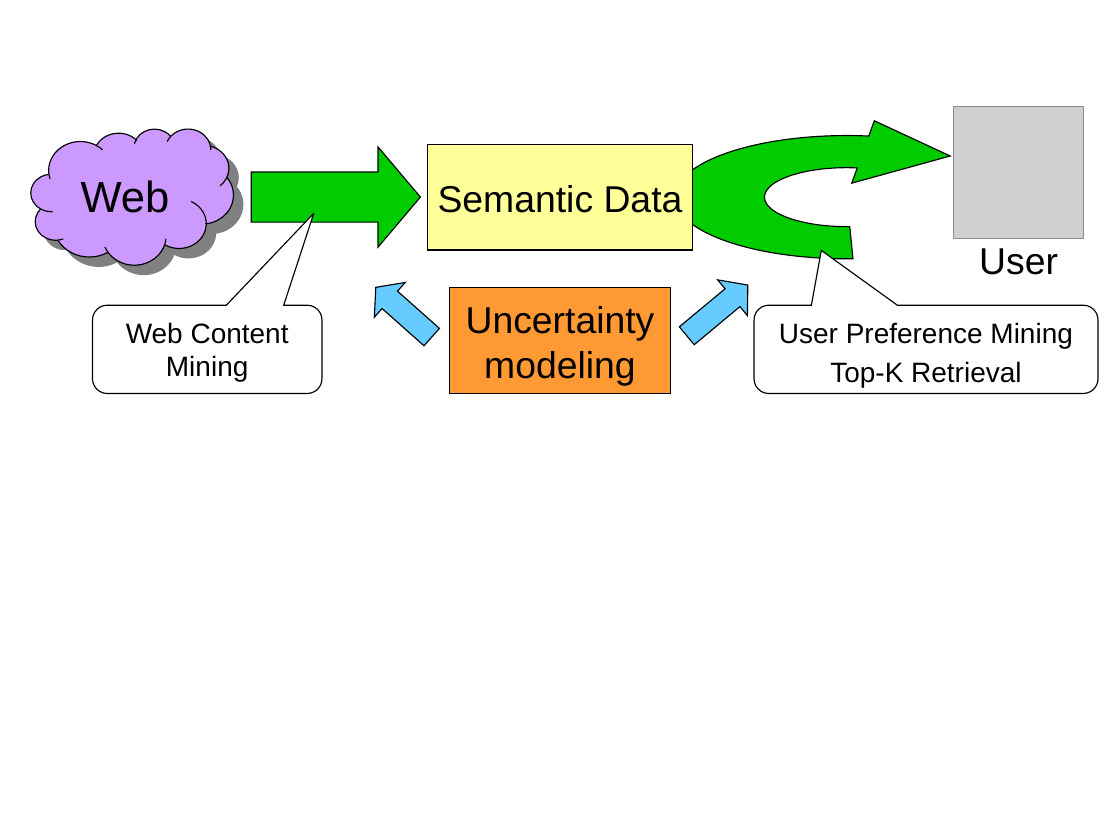
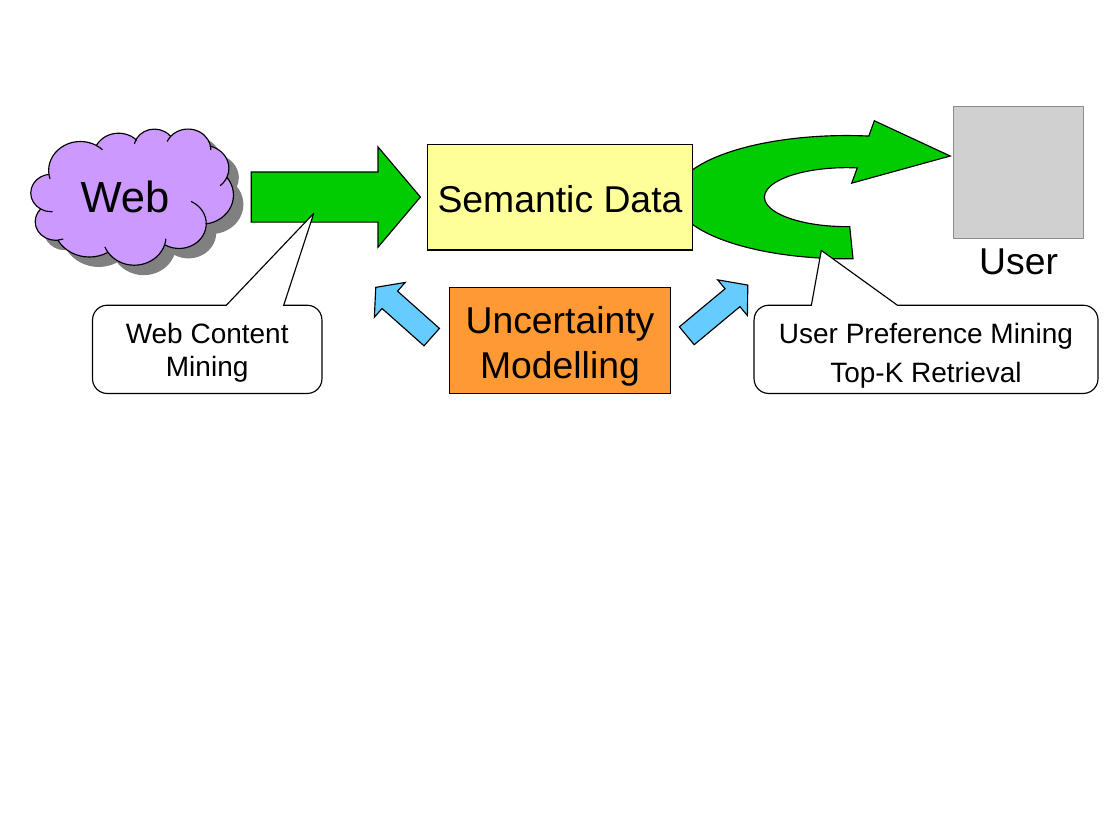
Before and after one commit to BackupTheBerlios/czsem-svn, a slide deck: slide 1 of trunk/docs/papers/20081114_SemWeb_1ET100300419/Web2User.ppt. Drawn at 1120x840 pixels with LibreOffice and Linux fonts; fonts in the diff are those of the drawing; grey boxes stand for pictures. Boxes give left, top, right and bottom in pixels: in the first picture for what was removed or moved away, otherwise in the second. Text is boxed around its words. In the diff, an @@ line names an element or a change of style, - is before the commit and + after.

```diff
--- a/trunk/docs/papers/20081114_SemWeb_1ET100300419/Web2User.ppt
+++ b/trunk/docs/papers/20081114_SemWeb_1ET100300419/Web2User.ppt
@@ text in rectangle at (x1=480, y1=351, x2=640, y2=385): text changed @@
-modeling
+Modelling
```
Also in this commit, not shown: 3 other files.
